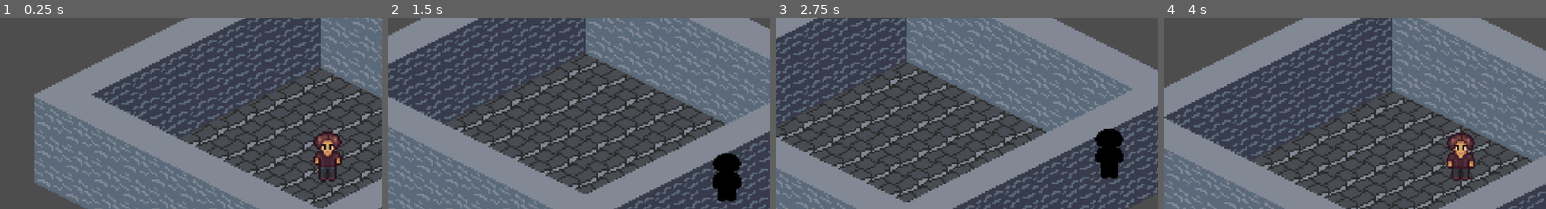
Above: before the commit, frames 1-4 (left to right).
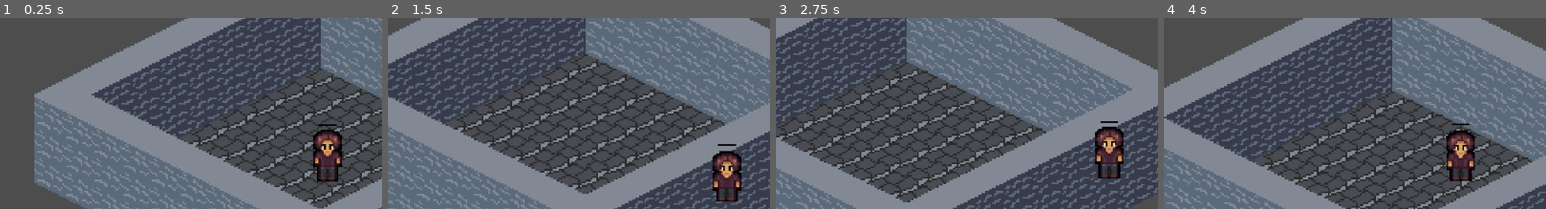
Above: after the commit, the same moments.

Repository: Lucio-Ladeira/empolium-2
Game: Godot game, scene res://scenes/empresa_empolium/empresa_empolium.tscn
Two runs of this game, one before a commit and one after it. Both use one fixed random seed, a clock stepped at 60 frames per second and the inputs below. The project has no main scene, so this scene is started directly.
Inputs:
- Up to frame 1 (0.25 s): no input
- Up to frame 2 (1.5 s): hold D (move_right) 0.53-1.28 s; hold S (move_down) from 1.28 s (still down)
- Up to frame 3 (2.75 s): release S (move_down) at 2.03 s; hold D (move_right) from 2.03 s (still down)
- Up to frame 4 (4 s): release D (move_right) at 2.78 s; hold W (move_up) 2.78-3.53 s; hold A (move_left) from 3.53 s (still down)
The pictures show only the part of the screen within x 7-57%, y 14-64%; the shares and areas given below are measured in that part.

The runs differ from the first frame. In frame 1, 0.4% of the frame differs, in the area x 82-90%, y 55-86%; in frame 2, 1.8%; in frame 3, 1.8%, in the area x 83-91%, y 54-84%; in frame 4, 0.4%.

Commit message:
testando se vai

Diff:
--- a/scenes/plyer/player.tscn
+++ b/scenes/plyer/player.tscn
@@ -334,7 +334,7 @@
 
 [sub_resource type="ShaderMaterial" id="ShaderMaterial_o72fr"]
 shader = ExtResource("4_dxib6")
-shader_parameter/silhouette_color = Color(0, 0, 0, 1)
+shader_parameter/outline_color = Color(0, 0, 0, 1)
 
 [sub_resource type="ShaderMaterial" id="ShaderMaterial_fb3pg"]
 shader = ExtResource("5_fb3pg")
--- a/shader/player.gdshader
+++ b/shader/player.gdshader
@@ -1,16 +1,49 @@
 shader_type canvas_item;
 
 uniform sampler2D screen_texture : hint_screen_texture, repeat_disable, filter_nearest;
-uniform vec4 silhouette_color : source_color = vec4(0.0, 0.0, 0.0, 0.5);
+uniform vec4 outline_color : source_color = vec4(0.0, 0.0, 0.0, 1.0);
+
+void fragment() {
+vec4 tex_color = texture(TEXTURE, UV);
 
 
-void fragment() {
-    vec4 screen_color = textureLod(screen_texture, SCREEN_UV, 0.0);
-    vec4 tex_color = texture(TEXTURE, UV);
+// Mantém o personagem normal
+COLOR = tex_color;
 
-    COLOR = tex_color;
+// Tamanho de 1 pixel da textura
+vec2 pixel_size = 1.0 / vec2(textureSize(TEXTURE, 0));
 
-    if (screen_color.r < 0.9) {
-        COLOR.rgb = silhouette_color.rgb;
-    }
+// Alpha dos pixels ao redor
+float surrounding_alpha = 0.0;
+
+surrounding_alpha = max(surrounding_alpha,
+	texture(TEXTURE, UV + vec2(-pixel_size.x,  0.0)).a);
+
+surrounding_alpha = max(surrounding_alpha,
+	texture(TEXTURE, UV + vec2( pixel_size.x,  0.0)).a);
+
+surrounding_alpha = max(surrounding_alpha,
+	texture(TEXTURE, UV + vec2( 0.0, -pixel_size.y)).a);
+
+surrounding_alpha = max(surrounding_alpha,
+	texture(TEXTURE, UV + vec2( 0.0,  pixel_size.y)).a);
+
+surrounding_alpha = max(surrounding_alpha,
+	texture(TEXTURE, UV + vec2(-pixel_size.x, -pixel_size.y)).a);
+
+surrounding_alpha = max(surrounding_alpha,
+	texture(TEXTURE, UV + vec2( pixel_size.x, -pixel_size.y)).a);
+
+surrounding_alpha = max(surrounding_alpha,
+	texture(TEXTURE, UV + vec2(-pixel_size.x,  pixel_size.y)).a);
+
+surrounding_alpha = max(surrounding_alpha,
+	texture(TEXTURE, UV + vec2( pixel_size.x,  pixel_size.y)).a);
+
+// Só desenha o outline em áreas transparentes
+if (tex_color.a < 0.1 && surrounding_alpha > 0.1) {
+	COLOR = vec4(outline_color.rgb, surrounding_alpha * outline_color.a);
 }
+
+
+}
